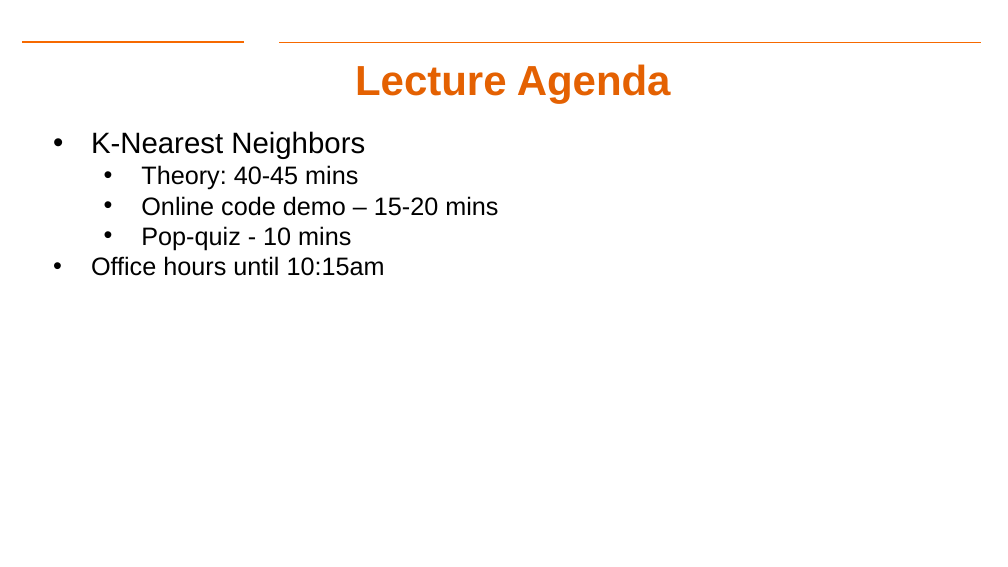
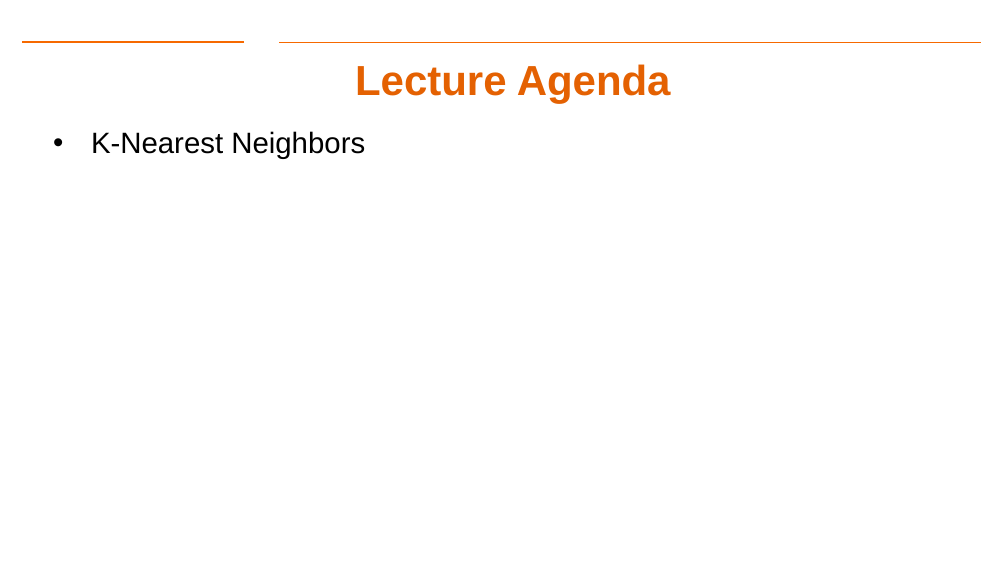
Before and after one commit to gk5951/RIT-DSCI-633-FDS, a slide deck: slide 2 of Syllabus/Lecture08/Lec08.pptx. Drawn at 1008x567 pixels with LibreOffice and Linux fonts; fonts in the diff are those of the drawing; background and template pictures are left out. Boxes give left, top, right and bottom in pixels: in the first picture for what was removed or moved away, otherwise in the second. Text is boxed around its words. In the diff, an @@ line names an element or a change of style, - is before the commit and + after.

```diff
--- a/Syllabus/Lecture08/Lec08.pptx
+++ b/Syllabus/Lecture08/Lec08.pptx
@@ text at <box>91,165,498,276</box>: paragraphs removed @@
-  • Theory: 40-45 mins
-  • Online code demo – 15-20 mins
-  • Pop-quiz - 10 mins
-• Office hours until 10:15am
```
Also in this commit, not shown: 2 other slides changed, 4 other files.
